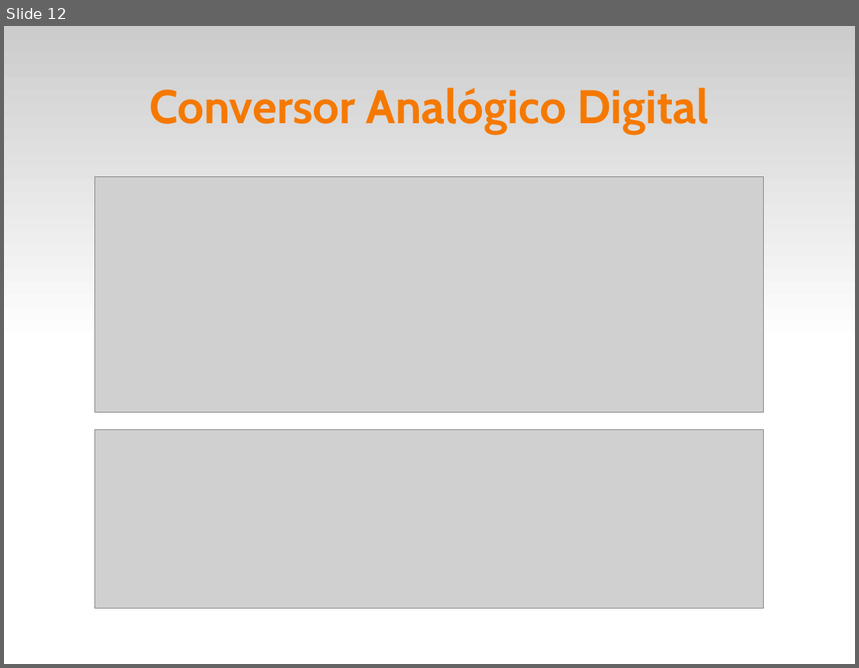
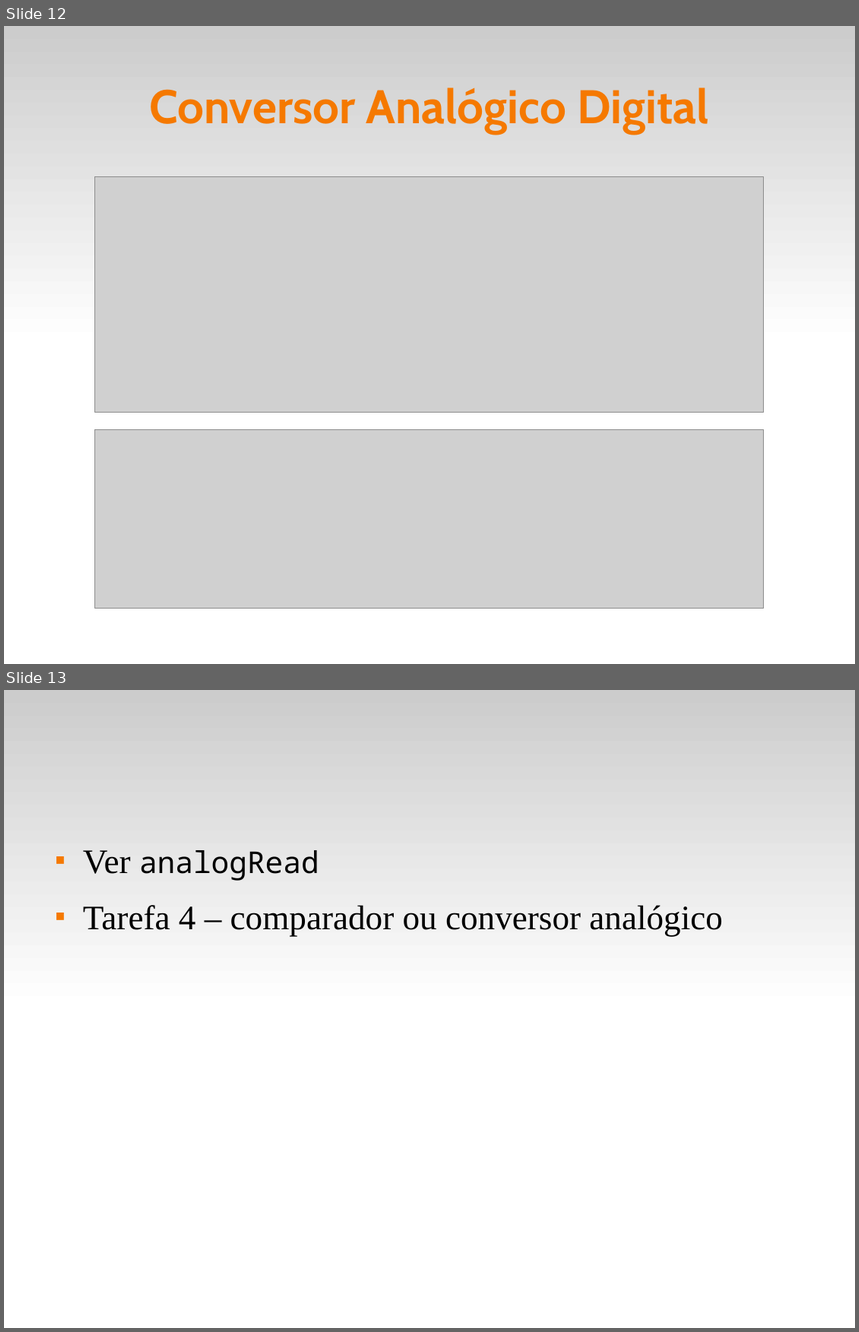
Before and after one commit to fsantanna-uerj/SE, a slide deck: Slides/se-03-adc.odp. Shown one above the other, each under a label of ours: slide 12 before the commit, slides 12 and 13 after it. The pictures are 859x668 and 859x1332 pixels, drawn with LibreOffice and Linux fonts; fonts in the diff are those of the drawing; grey boxes stand for pictures. Boxes give left, top, right and bottom in pixels: in the first picture for what was removed or moved away, otherwise in the second. Text is boxed around its words. In the diff, an @@ line names an element or a change of style, - is before the commit and + after.

```diff
--- a/Slides/se-03-adc.odp
+++ b/Slides/se-03-adc.odp
@@ slide 13 added at [4, 690, 855, 1328], background #FFFFFF; not listed: 1 template element that a slide beside it also shows @@
@@ text added at [83, 850, 722, 937], 32 pt, text #000000 @@
+■ Ver analogRead
+■ Tarefa 4 – comparador ou conversor analógico
```
Also in this commit, not shown: 2 other files.
